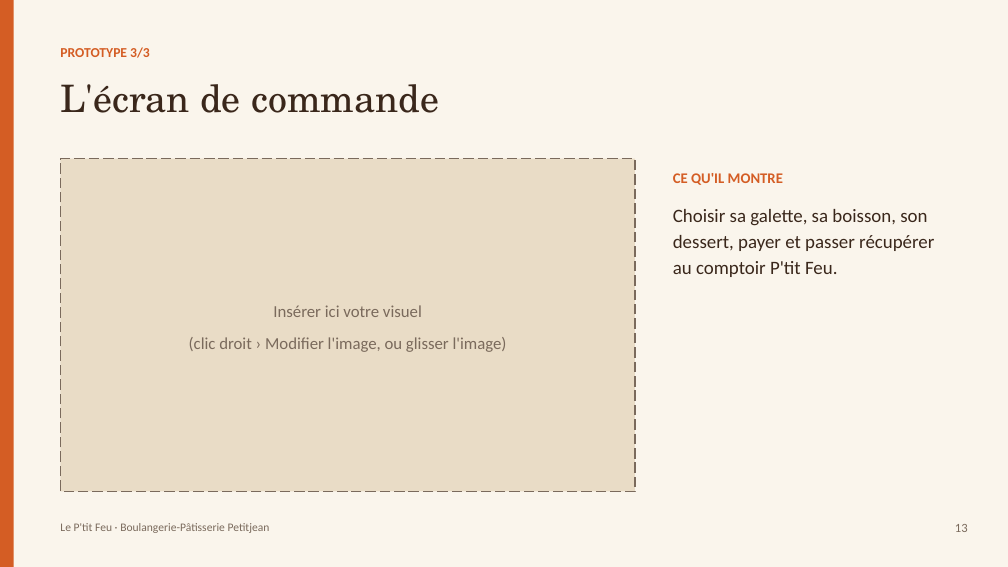
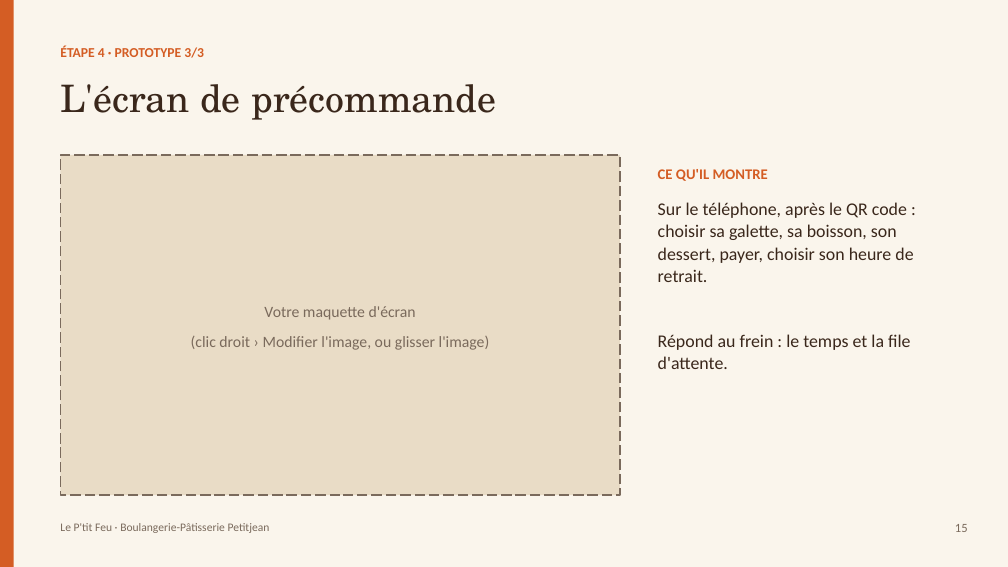
Before and after one commit to matheoguz/Devoir-TC-, a slide deck: slide 15 of design-thinking-petitjean/Le-Ptit-Feu-diapo.pptx (slide 13 before the commit). Drawn at 1008x567 pixels with LibreOffice and Linux fonts; fonts in the diff are those of the drawing. Boxes give left, top, right and bottom in pixels: in the first picture for what was removed or moved away, otherwise in the second. Text is boxed around its words. In the diff, an @@ line names an element or a change of style, - is before the commit and + after.

```diff
--- a/design-thinking-petitjean/Le-Ptit-Feu-diapo.pptx
+++ b/design-thinking-petitjean/Le-Ptit-Feu-diapo.pptx
@@ text at [60, 46, 204, 58]: text changed @@
-PROTOTYPE 3/3
+ÉTAPE 4 · PROTOTYPE 3/3
@@ text at [60, 84, 496, 120]: text changed @@
-L'écran de commande
+L'écran de précommande
@@ rectangle: place and size @@
-rectangle at [60, 159, 635, 492]
+rectangle at [60, 155, 620, 495]
@@ text "CE QU'IL MONTRE": place and size @@
-text "CE QU'IL MONTRE" at [673, 173, 783, 185]
+text "CE QU'IL MONTRE" at [658, 169, 768, 181]
@@ text at [658, 202, 913, 369]: text changed; size 18 to 17 pt @@
-Choisir sa galette, sa boisson, son dessert, payer et passer récupérer au comptoir P'tit Feu.
+Sur le téléphone, après le QR code : choisir sa galette, sa boisson, son dessert, payer, choisir son heure de retrait.
+Répond au frein : le temps et la file d'attente.
@@ text at [264, 306, 416, 320]: text changed; size 16 to 15 pt @@
-Insérer ici votre visuel
+Votre maquette d'écran
@@ text at [191, 336, 490, 350]: size 16 to 15 pt in "(clic droit › Modifier l'image, ou glisser ..." @@
@@ text at [955, 524, 968, 532]: text changed @@
-13
+15
```
Also in this commit, not shown: 11 other slides changed, 6 slides added, 2 slides removed, 4 other files.
